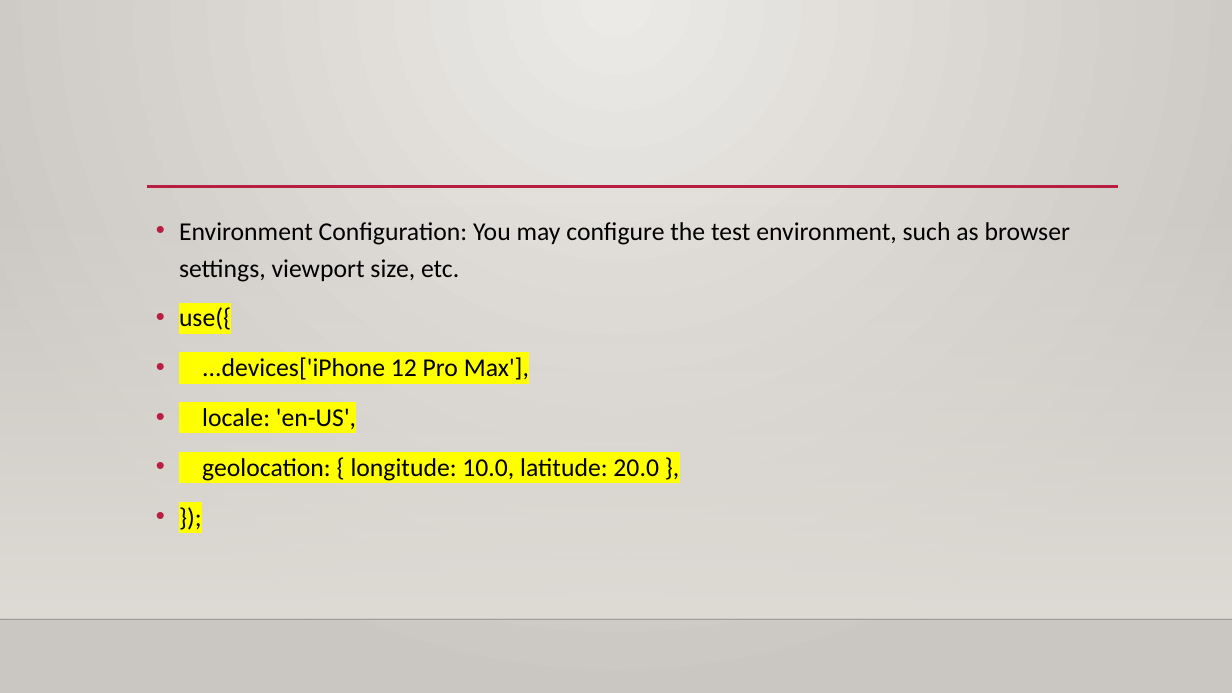
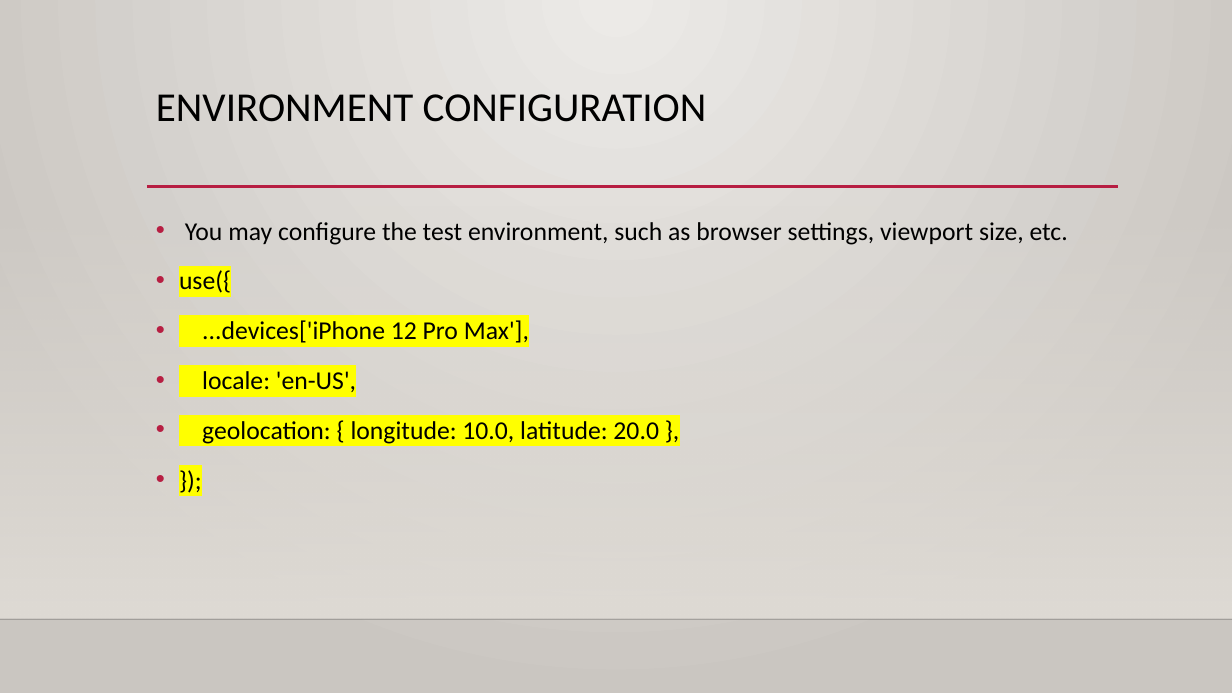
Before and after one commit to satmaramani/playwright, a slide deck: slide 34 of Playwright Automation training PPT.pptx. Drawn at 1232x693 pixels with LibreOffice and Linux fonts; fonts in the diff are those of the drawing; background and template pictures are left out. Boxes give left, top, right and bottom in pixels: in the first picture for what was removed or moved away, otherwise in the second. Text is boxed around its words. In the diff, an @@ line names an element or a change of style, - is before the commit and + after.

```diff
--- a/Playwright Automation training PPT.pptx
+++ b/Playwright Automation training PPT.pptx
@@ title added at [156, 94, 707, 122], 32 pt, text #000000 @@
+ENVIRONMENT CONFIGURATION
@@ text at [185, 222, 1068, 245]: text changed @@
-• Environment Configuration: You may configure the test environment, such as browser settings, viewport size, etc.
+• You may configure the test environment, such as browser settings, viewport size, etc.
```
Also in this commit, not shown: 15 other slides changed, 5 other files.
